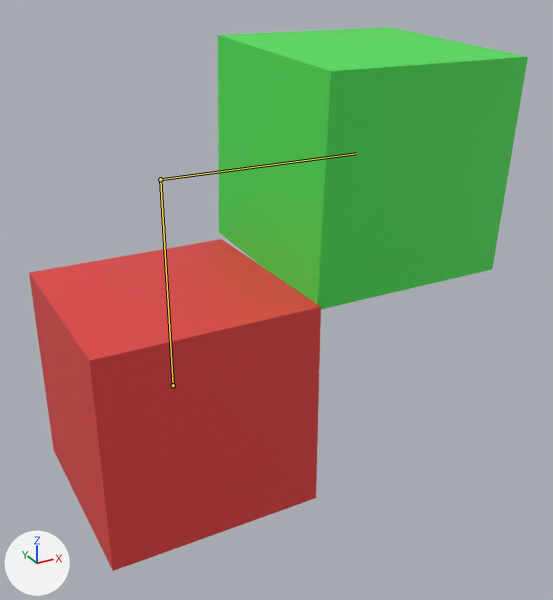
Two versions of the Blender file resources/fbx/cubearmature_simple.blend, one commit apart.
Both versions are drawn from a camera (50 mm lens) standing at (-1.08, -3.02, 1.84) and looking at (0.53, -0.08, 0.37). Arrows for +X, +Y and +Z are at lower left; the lights stay in place. Both versions are drawn at frame 48 of the action 'ArmatureAction'; the numbers are the values there. The bones that bend it are drawn over the model as lines.

Names of what the first picture shows: 'Bottom Cube', 'Right Cube'.
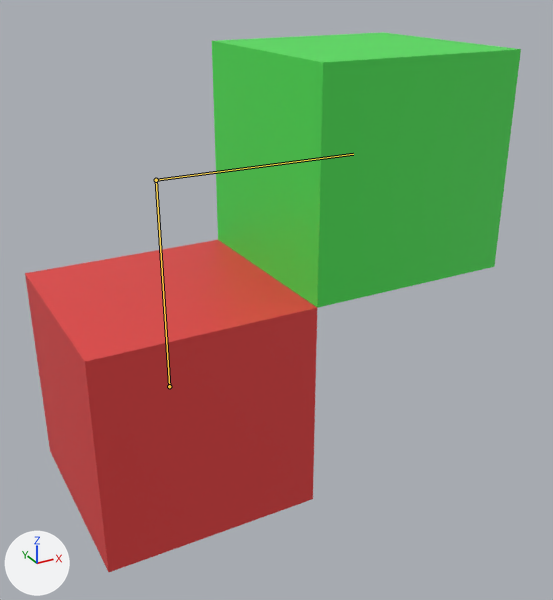
The change in detail:
Bone 'Bottom Bone' (bone_bottom_bone) moves from (0.018, 0.0, 0.0) to (0.0, 0.0, 0.0).
Bone 'Right Bone' (bone_right_bone) turns from (0, 3, 0) to (0, 0, 0) degrees about its own x, y and z.

Pixel boxes (x1, y1, x2, y2) of what changed, in the pictures (553 x 600 px):
'Bottom Cube', posed
    before: (29, 239, 321, 571)
    after: (25, 240, 317, 572)
'Right Cube', posed
    before: (218, 27, 528, 309)
    after: (212, 32, 521, 308)
bone 'Bottom Bone', root to tip
    before: (173, 385) to (160, 179)
    after: (169, 386) to (156, 180)
bone 'Right Bone', root to tip
    before: (160, 179) to (356, 153)
    after: (156, 180) to (353, 154)
